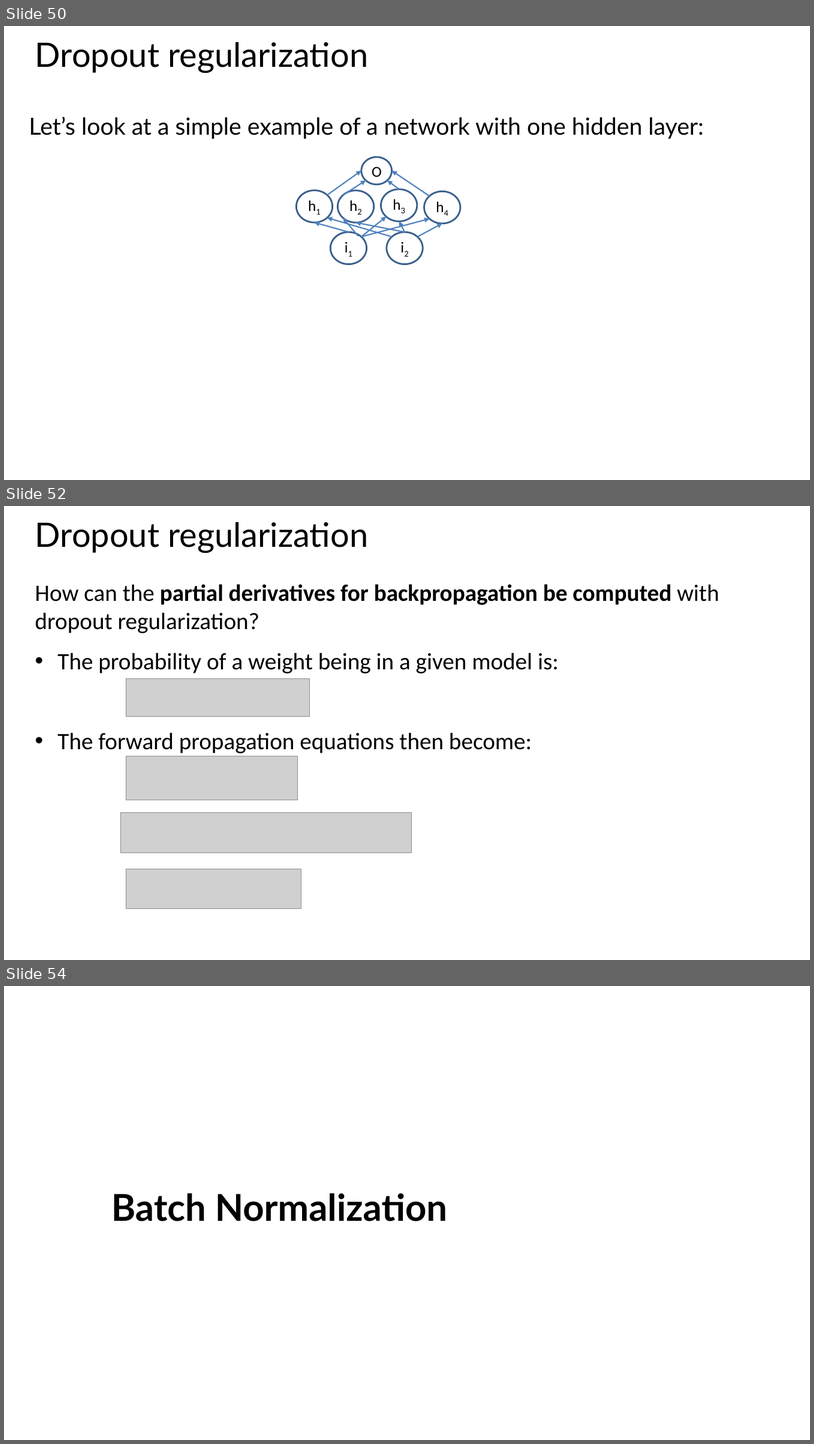
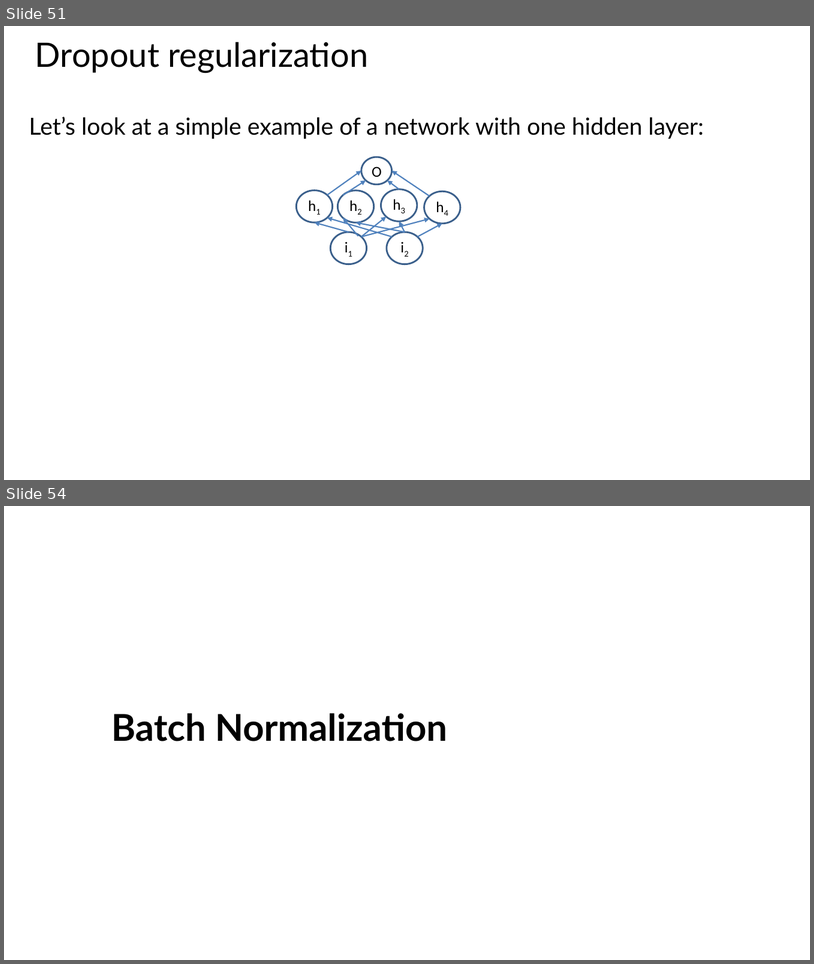
Before and after one commit to StephenElston/CSCI-E25, a slide deck: Slides/3_BuildingBlocksOfDeepLearning.pptx. Shown one above the other, each under a label of ours: slides 50, 52 and 54 before the commit, slides 51 and 54 after it; the slides between them are not shown. The pictures are 814x1444 and 814x964 pixels, drawn with LibreOffice and Linux fonts; fonts in the diff are those of the drawing; grey boxes stand for pictures. Boxes give left, top, right and bottom in pixels: in the first picture for what was removed or moved away, otherwise in the second. Text is boxed around its words. In the diff, an @@ line names an element or a change of style, - is before the commit and + after.

Commit message:
Reorganized slides, updated text, corrected errors

```diff
--- a/Slides/3_BuildingBlocksOfDeepLearning.pptx
+++ b/Slides/3_BuildingBlocksOfDeepLearning.pptx
@@ slide 52 removed at (4,506,810,960), background #FFFFFF @@
@@ title removed at (35,522,368,553) @@
-Dropout regularization
@@ text removed at (35,584,720,753) @@
-How can the partial derivatives for backpropagation be computed with dropout regularization?
-• The probability of a weight being in a given model is:
-• The forward propagation equations then become:
@@ picture removed at (126,678,309,717) @@
@@ picture removed at (126,756,297,800) @@
@@ picture removed at (121,813,412,853) @@
@@ picture removed at (126,868,302,908) @@
@@ what was slide 50 is now slide 51 @@
```
Also in this commit, not shown: 10 slides changed, 1 slide added.
